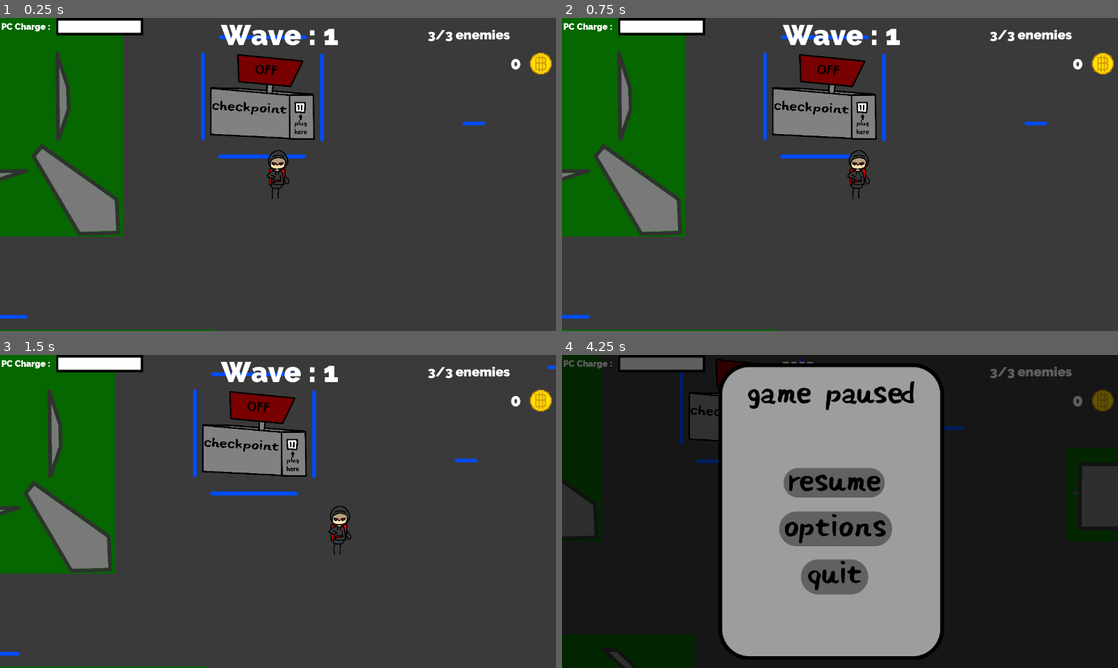
Above: before the commit, frames 1-4 (two rows, left to right).
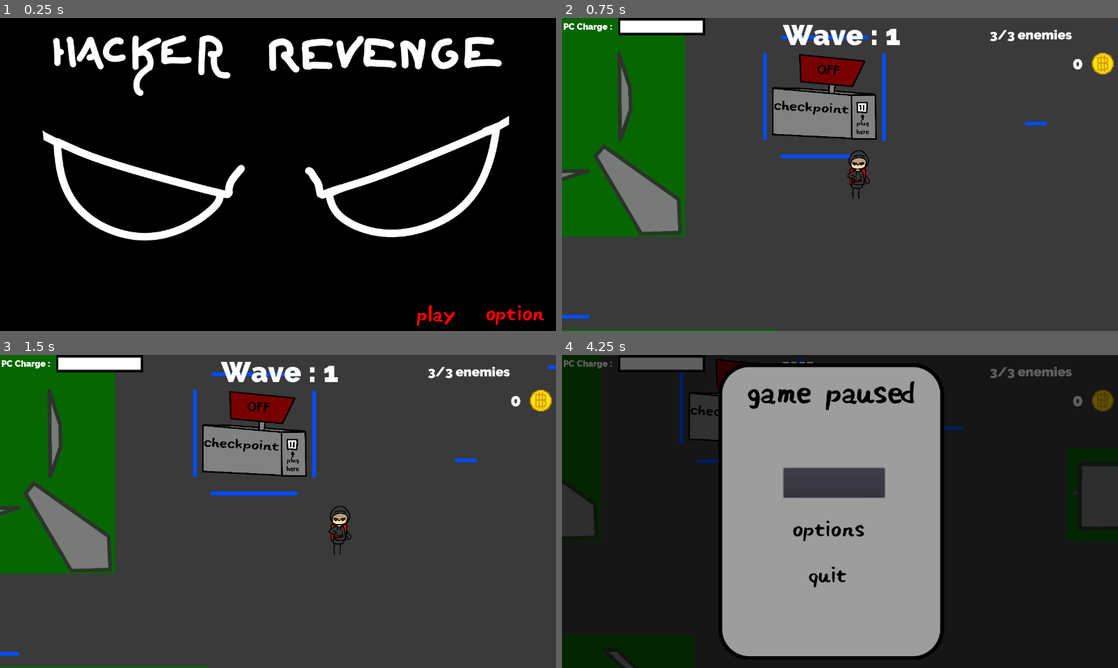
Above: after the commit, the same moments.

Repository: CeylenGames/5thAlakajam
Game: Godot game, scene res://MainMenu.tscn
The game is run twice, just before and just after one commit, with the same random seed, the same clock (stepped at 60 frames per second) and the same inputs. Before the commit the project starts from res://World.tscn.
Inputs:
- Up to frame 1 (0.25 s): no input
- Up to frame 2 (0.75 s): tap Enter (ui_accept) at 0.5 s; hold Right (ui_right) from 0.53 s (still down); tap Keypad 0 (combo_0) at 0.6 s
- Up to frame 3 (1.5 s): tap Enter (ui_accept) at 0.77, 1.07 s; tap Keypad 1 (combo_1) at 0.8, 1.35 s; release Right (ui_right) at 1.28 s; hold Down (ui_down) from 1.28 s (still down)
- Up to frame 4 (4.25 s): tap Enter (ui_accept) at 1.52, 1.55, 1.82, 2.1, 3.02, 3.32, 3.77, 3.8, 4.07 s; release Down (ui_down) at 2.03 s; hold Right (ui_right) 2.03-2.78 s; tap Keypad 0 (combo_0) at 2.3, 2.85 s; hold Up (ui_up) 2.78-3.53 s; tap Keypad 1 (combo_1) at 3.05, 3.6 s; hold Left (ui_left) from 3.53 s (still down); tap Escape (ui_cancel) at 4.15 s

The runs differ from the first frame. In frame 1, 99% of the frame differs, in the area x 0-100%, y 0-100%; in frame 2, nothing differs; in frame 3, nothing differs; in frame 4, 4.9%.

Commit message:
menu

Diff:
--- /dev/null
+++ b/MainMenu.tscn
@@ -0,0 +1,28 @@
+[gd_scene load_steps=3 format=2]
+
+[ext_resource path="res://Scripts/MainMenu.gd" type="Script" id=1]
+[ext_resource path="res://images/main menu.png" type="Texture" id=2]
+
+[node name="CanvasLayer" type="CanvasLayer" index="0"]
+
+layer = 1
+offset = Vector2( 0, 0 )
+rotation = 0.0
+scale = Vector2( 1, 1 )
+transform = Transform2D( 1, 0, 0, 1, 0, 0 )
+script = ExtResource( 1 )
+
+[node name="TextureRect" type="TextureRect" parent="." index="0"]
+
+anchor_left = 0.0
+anchor_top = 0.0
+anchor_right = 1.0
+anchor_bottom = 1.0
+rect_pivot_offset = Vector2( 0, 0 )
+rect_clip_content = false
+mouse_filter = 1
+mouse_default_cursor_shape = 0
+size_flags_horizontal = 1
+size_flags_vertical = 1
+texture = ExtResource( 2 )
+expand = true
--- a/Prefabs/PauseMenu.tscn
+++ b/Prefabs/PauseMenu.tscn
@@ -1,10 +1,27 @@
-[gd_scene load_steps=6 format=2]
+[gd_scene load_steps=5 format=2]
 
 [ext_resource path="res://Scripts/PauseMenu.gd" type="Script" id=1]
 [ext_resource path="res://images/pause menu.png" type="Texture" id=2]
-[ext_resource path="res://images/button/resume.png" type="Texture" id=3]
-[ext_resource path="res://images/button/options.png" type="Texture" id=4]
-[ext_resource path="res://images/button/quit.png" type="Texture" id=5]
+[ext_resource path="res://images/button/hover/resume.png" type="Texture" id=3]
+
+[sub_resource type="StyleBoxTexture" id=1]
+
+content_margin_left = -1.0
+content_margin_right = -1.0
+content_margin_top = -1.0
+content_margin_bottom = -1.0
+texture = ExtResource( 3 )
+region_rect = Rect2( 0, 0, 233, 68 )
+margin_left = 0.0
+margin_right = 0.0
+margin_top = 0.0
+margin_bottom = 0.0
+expand_margin_left = 0.0
+expand_margin_right = 0.0
+expand_margin_top = 0.0
+expand_margin_bottom = 0.0
+modulate_color = Color( 1, 1, 1, 1 )
+draw_center = true
 
 [node name="PauseMenu" type="Node2D" index="0"]
 
@@ -18,7 +35,7 @@
 texture = ExtResource( 2 )
 _sections_unfolded = [ "Transform" ]
 
-[node name="Resume" type="TextureButton" parent="." index="1"]
+[node name="Resume" type="Button" parent="." index="1"]
 
 anchor_left = 0.0
 anchor_top = 0.0
@@ -35,62 +52,13 @@
 mouse_default_cursor_shape = 0
 size_flags_horizontal = 1
 size_flags_vertical = 1
+custom_styles/hover = SubResource( 1 )
 toggle_mode = false
 enabled_focus_mode = 2
 shortcut = null
 group = null
-texture_normal = ExtResource( 3 )
-_sections_unfolded = [ "Textures" ]
-
-[node name="Options" type="TextureButton" parent="." index="2"]
-
-anchor_left = 0.0
-anchor_top = 0.0
-anchor_right = 0.0
-anchor_bottom = 0.0
-margin_left = -120.0
-margin_right = 140.0
-margin_bottom = 80.0
-rect_pivot_offset = Vector2( 0, 0 )
-rect_clip_content = false
-focus_mode = 2
-mouse_filter = 0
-mouse_default_cursor_shape = 0
-size_flags_horizontal = 1
-size_flags_vertical = 1
-toggle_mode = false
-enabled_focus_mode = 2
-shortcut = null
-group = null
-texture_normal = ExtResource( 4 )
-_sections_unfolded = [ "Textures" ]
-
-[node name="Quit" type="TextureButton" parent="." index="3"]
-
-anchor_left = 0.0
-anchor_top = 0.0
-anchor_right = 0.0
-anchor_bottom = 0.0
-margin_left = -70.0
-margin_top = 110.0
-margin_right = 85.0
-margin_bottom = 191.0
-rect_pivot_offset = Vector2( 0, 0 )
-rect_clip_content = false
-focus_mode = 2
-mouse_filter = 0
-mouse_default_cursor_shape = 0
-size_flags_horizontal = 1
-size_flags_vertical = 1
-toggle_mode = false
-enabled_focus_mode = 2
-shortcut = null
-group = null
-texture_normal = ExtResource( 5 )
-_sections_unfolded = [ "Textures" ]
+flat = false
+align = 1
+_sections_unfolded = [ "Textures", "custom_styles" ]
 
 [connection signal="pressed" from="Resume" to="." method="_on_Resume_pressed"]
-
-[connection signal="pressed" from="Options" to="." method="_on_Options_pressed"]
-
-[connection signal="pressed" from="Quit" to="." method="_on_Quit_pressed"]
--- /dev/null
+++ b/Scripts/MainMenu.gd
@@ -0,0 +1,8 @@
+extends CanvasLayer
+
+func play():
+	get_tree().change_scene("res://World.tscn")
+
+func _process(delta):
+	if Input.is_action_just_pressed("ui_accept"):
+		play()
--- a/World.tscn
+++ b/World.tscn
@@ -24,9 +24,9 @@
 
 [sub_resource type="NavigationPolygon" id=1]
 
-vertices = PoolVector2Array( 3000, -1800, 3000, 1800, -3010, 1800, -3010, -1820 )
+vertices = PoolVector2Array( 3000, -1800, 3000, 1800, -3000, 1800, -3000, -1800 )
 polygons = [ PoolIntArray( 0, 1, 2, 3 ) ]
-outlines = [ PoolVector2Array( -3010, -1820, -3010, 1800, 3000, 1800, 3000, -1800 ) ]
+outlines = [ PoolVector2Array( -3000, -1800, -3000, 1800, 3000, 1800, 3000, -1800 ) ]
 
 [sub_resource type="CircleShape2D" id=2]
 
@@ -79,8 +79,6 @@
 EnemyContainer = NodePath("Enemies")
 
 [node name="Navigation2D" type="Navigation2D" parent="." index="0"]
-
-editor/display_folded = true
 
 [node name="NavigationPolygonInstance" type="NavigationPolygonInstance" parent="Navigation2D" index="0"]
 
--- a/project.godot
+++ b/project.godot
@@ -11,7 +11,7 @@
 [application]
 
 config/name="SpellCasting"
-run/main_scene="res://World.tscn"
+run/main_scene="res://MainMenu.tscn"
 config/icon="res://icon.png"
 
 [display]
